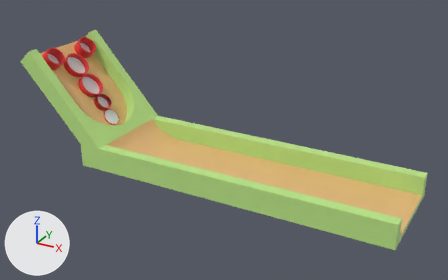
One commit to the FBX model Content/Nel/Mesh/Skee_Ball_Machine.fbx: the scene before it, then after it.
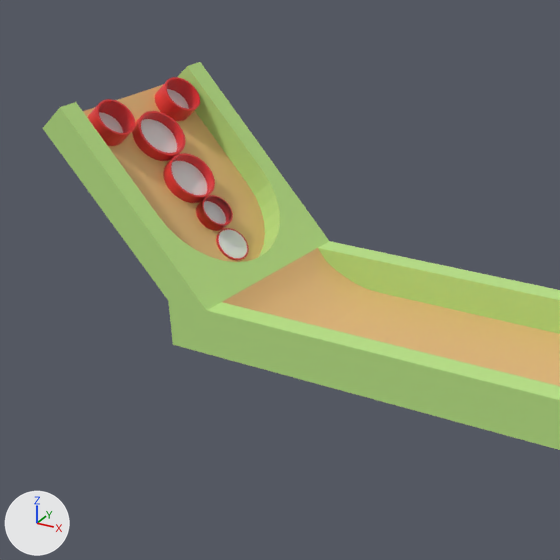
Old and new are each drawn whole from a 50 mm camera at (44.5, -65.7, 36.3) aimed at (8.5, -0.3, 3.6) and again close up on the part from 0% to 60% of the width and 0% to 96% of the height. Lighting does not change. The marker at lower left points along +X, +Y and +Z. Where no turn or scale is listed for an object, it has been applied to the vertices. Vertices at the same position are counted once.

Objects in the first close-up: 'Base', 'Hole_10', 'Hole_100_L', 'Hole_100_R', 'Hole_30', 'Hole_40', 'Hole_50'.
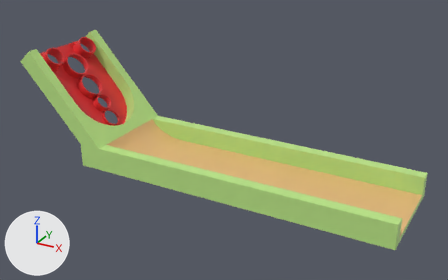
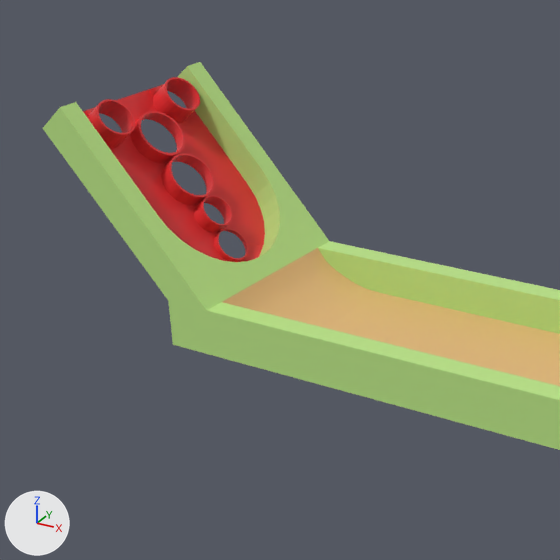
Location of each change, (x1, y1, x2, y2) in pixels of the close-ups (560 x 560 px):
'Base.002', added (red): after (83, 77, 265, 262)
'Hole_40', deleted: before (171, 161, 207, 195)
'Hole_50', deleted: before (141, 119, 177, 153)
'Hole_10', deleted: before (219, 229, 247, 258)
'Hole_30', deleted: before (204, 201, 226, 224)
'Hole_100_L', deleted: before (99, 112, 123, 133)
'Hole_100_R', deleted: before (167, 89, 189, 109)
part 1 of me_plane_002, deleted (red): before (87, 77, 249, 260)
part 2 of me_plane_002, deleted: before (83, 84, 265, 262)

What the commit changed:
me_plane_002 is used by ob_base; location (0.0, 0.0, 0.0).
me_plane_002 had 881 vertices, 684 faces and spanned x -19.6..33.4, y -7.0..7.0, z -1.6..13.6.
me_plane_002 now has 106 vertices, 85 faces and spans x -19.6..33.4, y -7.0..7.0, z -1.6..13.6.
me_plane_002 part 1: 6 loose pieces with 768 vertices, spanning x -19.2..-9.8, y -4.3..5.4, z 1.7..13.1, are deleted.
Part 2, on me_plane_002:
7 vertices are removed from x -19.2..-10.0, y 0.0, z 2.0..12.3.
23 faces are deleted.
me_plane_002 no longer uses material mat_material_003 (red #e73437).
Mesh me_plane_002_1 is new.
It has 821 vertices, 736 faces and spans x -19.21..-9.37, y -5.55..5.55, z 1.35..13.09.
It uses material mat_material_003 (red #e73437).
Object 'Hole_40' (ob_hole_40) is deleted.
Object 'Hole_50' (ob_hole_50) is deleted.
Object 'Hole_30' (ob_hole_30) is deleted.
Object 'Hole_100_L' (ob_hole_100_l) is deleted.
Object 'Hole_100_R' (ob_hole_100_r) is deleted.
Object 'Hole_10' (ob_hole_10) is deleted.
Object 'Base.002' (ob_base_002) is new; it shows me_plane_002_1.
Its location is (0.0, 0.0, 0.0).
